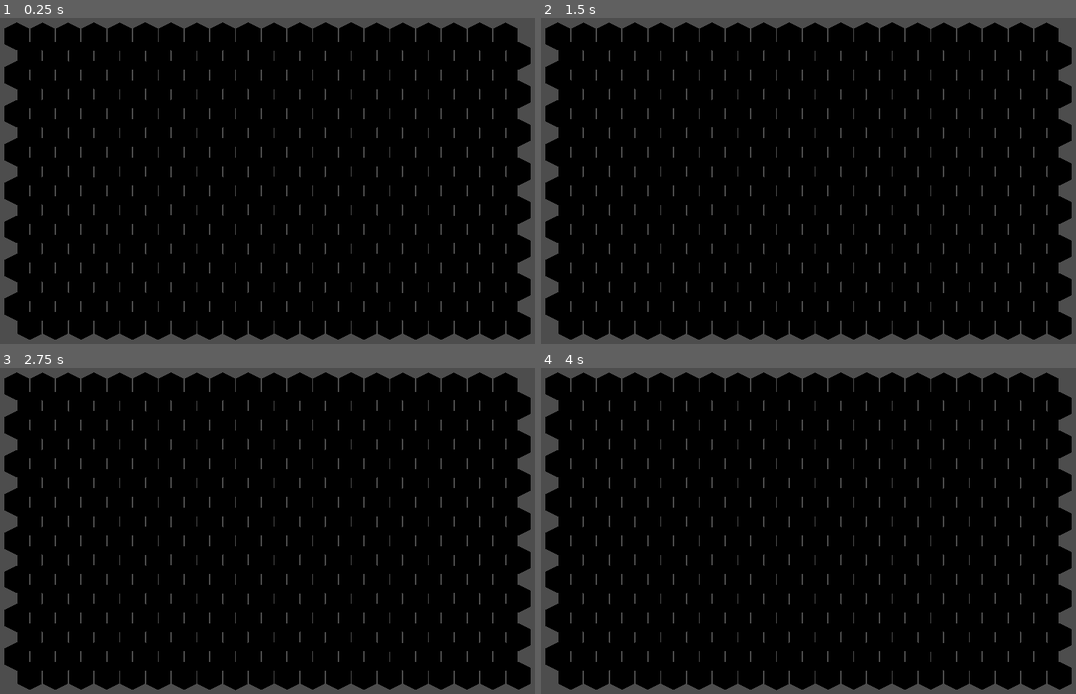
Above: before the commit, frames 1-4 (two rows, left to right).
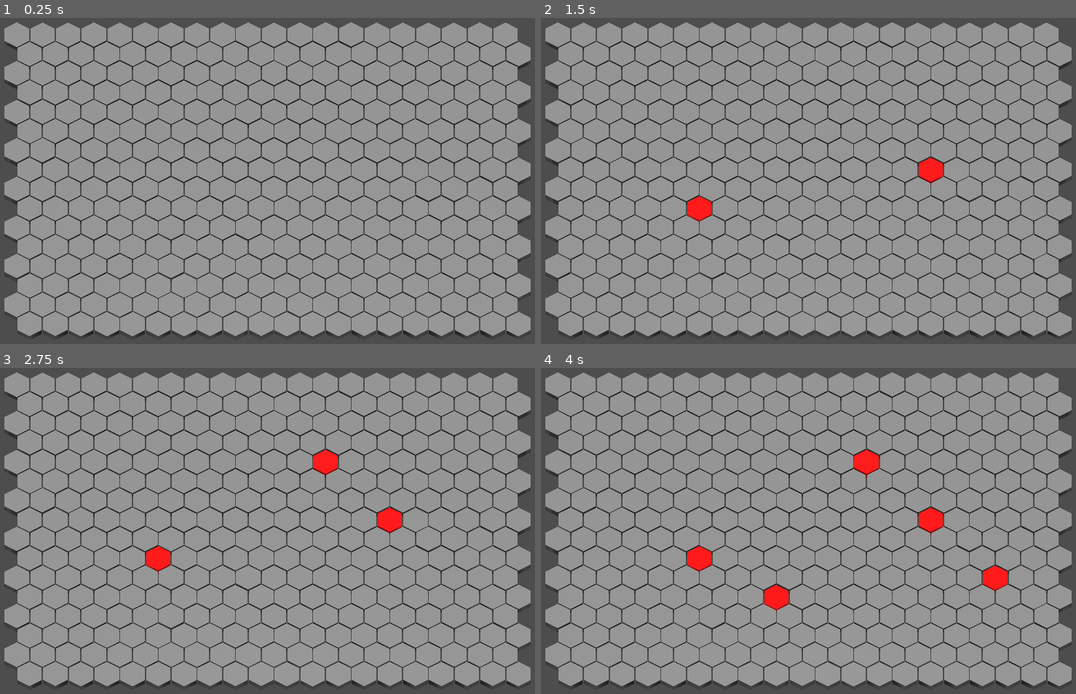
Above: after the commit, the same moments.

Repository: Dawiderter/HexaBattler
Game: Godot game, scene res://scripts/Main.tscn
Two runs of this game, one before a commit and one after it. Both use one fixed random seed, a clock stepped at 60 frames per second and the inputs below.
Inputs (mouse positions are in pixels of both pictures, inside the frame that each line leads up to):
- Up to frame 1 (0.25 s): no input
- Up to frame 2 (1.5 s): tap Enter at 0.5 s; move the mouse to (942, 164) at 0.52 s; click (942, 164) at 0.67 s; tap Space at 1.25 s; move the mouse to (696, 197) at 1.27 s; click (696, 197) at 1.42 s
- Up to frame 3 (2.75 s): tap Enter at 2 s; move the mouse to (331, 459) at 2.02 s; click (331, 459) at 2.17 s
- Up to frame 4 (4 s): tap Space at 2.75 s; move the mouse to (787, 596) at 2.77 s; click (787, 596) at 2.92 s; tap Enter at 3.5 s; move the mouse to (990, 579) at 3.52 s; click (990, 579) at 3.67 s

The runs differ from the first frame. In frame 1, 89% of the frame differs, in the area x 0-100%, y 1-99%; in frame 2, 89%; in frame 3, 89%; in frame 4, 89%.

Commit message:
Light for main scence

Diff:
--- a/scripts/Main.tscn
+++ b/scripts/Main.tscn
@@ -9,6 +9,9 @@
 [node name="Grid" parent="." instance=ExtResource("1_0u2qd")]
 height = 16
 
+[node name="DirectionalLight3D" type="DirectionalLight3D" parent="."]
+transform = Transform3D(1, 0, 0, 0, 0.0871558, 0.99619466, 0, -0.99619466, 0.0871558, 0, 9, 4.8)
+
 [node name="Camera3D" type="Camera3D" parent="."]
 transform = Transform3D(1, 0, 0, 0, 0.49999997, 0.86602545, 0, -0.86602545, 0.49999997, 0, 9, 4.8)
 projection = 1
Not shown: 1 places in scripts/Main.tscn that only renumber resources
